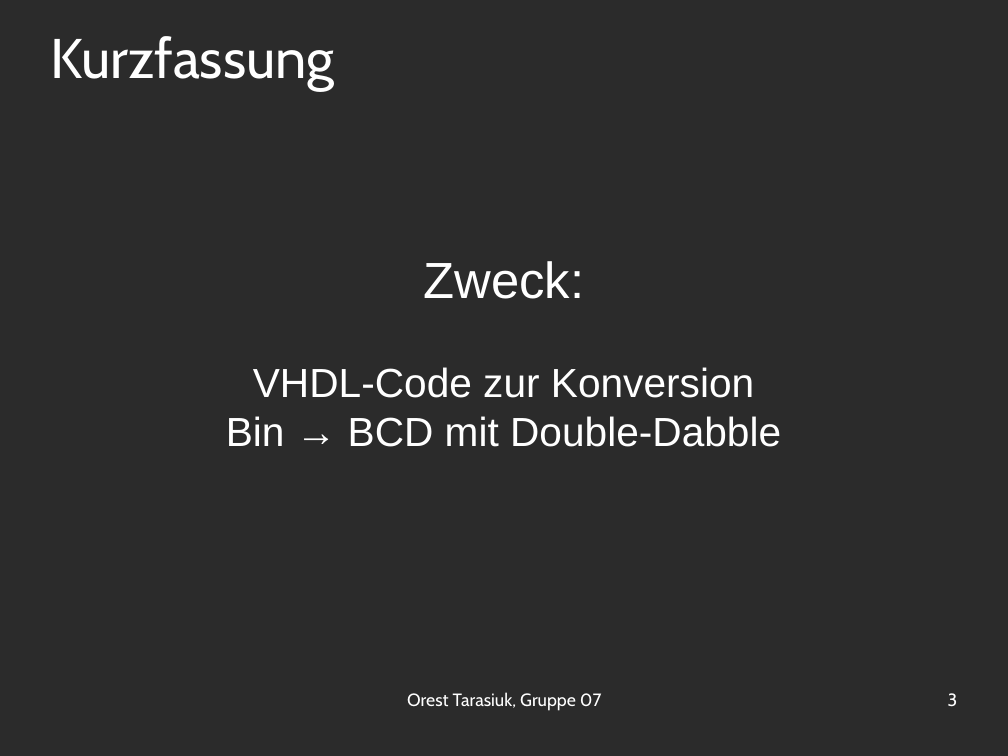
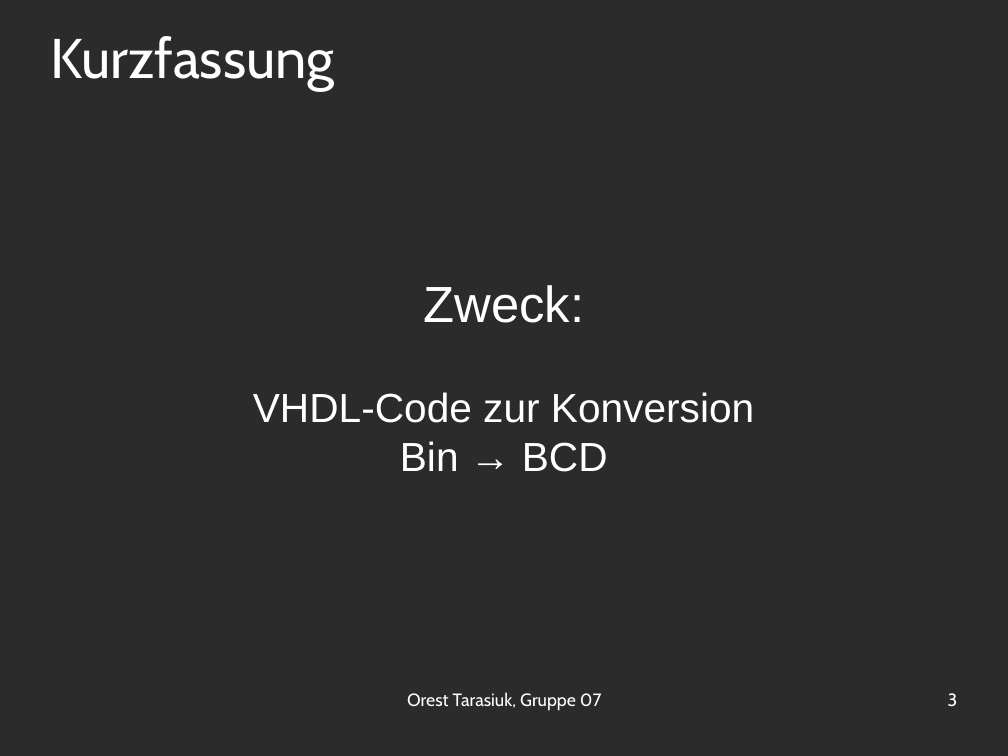
Before and after one commit to OrestTa/etip, a slide deck: slide 3 of Projekt1/Protokolle/verlauf1.odp. Drawn at 1008x756 pixels with LibreOffice and Linux fonts; fonts in the diff are those of the drawing; background and template pictures are left out; a plain dark background stands for a picture behind light text. Boxes give left, top, right and bottom in pixels: in the first picture for what was removed or moved away, otherwise in the second. Text is boxed around its words. In the diff, an @@ line names an element or a change of style, - is before the commit and + after.

```diff
--- a/Projekt1/Protokolle/verlauf1.odp
+++ b/Projekt1/Protokolle/verlauf1.odp
@@ subtitle at bbox=[400, 441, 608, 472]: text changed @@
-Bin → BCD mit Double-Dabble
+Bin → BCD
```
Also in this commit, not shown: 4 other slides changed.
